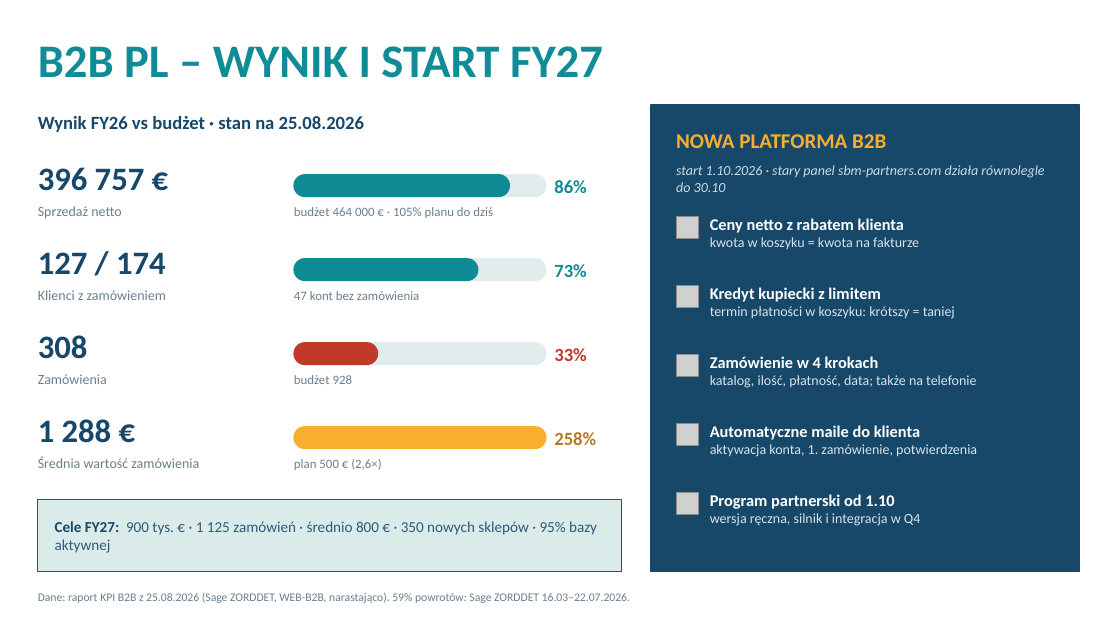
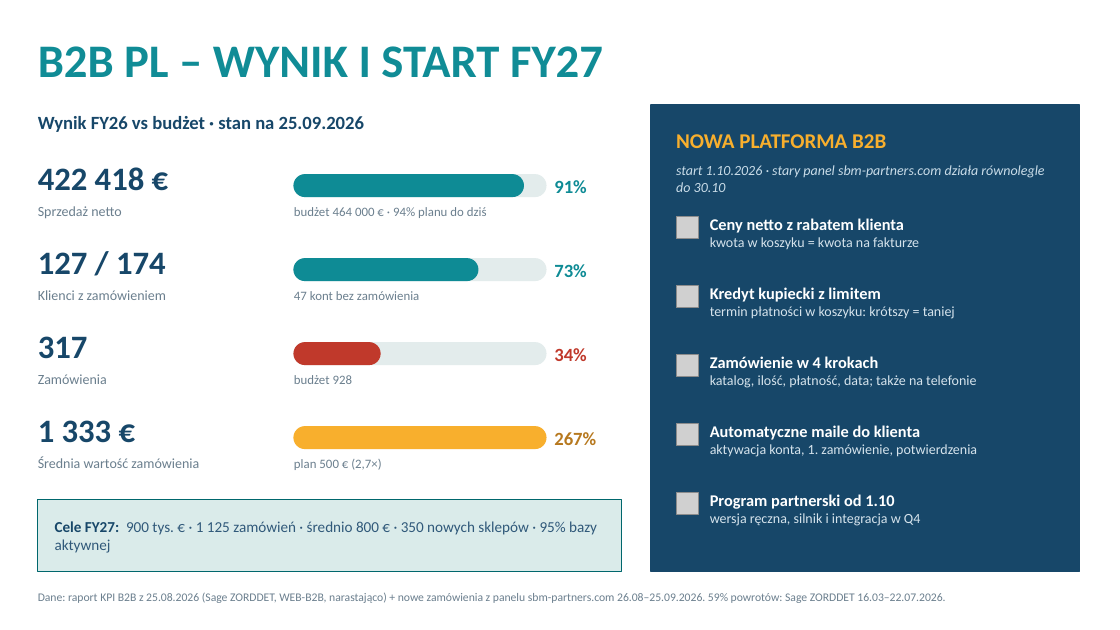
Before and after one commit to 209media/thermacell, a slide deck: slide 2 of B2B_PL_kickoff_FY27_2_slajdy.pptx. Drawn at 1120x630 pixels with LibreOffice and Linux fonts; fonts in the diff are those of the drawing; grey boxes stand for pictures. Boxes give left, top, right and bottom in pixels: in the first picture for what was removed or moved away, otherwise in the second. Text is boxed around its words. In the diff, an @@ line names an element or a change of style, - is before the commit and + after.

```diff
--- a/B2B_PL_kickoff_FY27_2_slajdy.pptx
+++ b/B2B_PL_kickoff_FY27_2_slajdy.pptx
@@ text at [38,116,364,132]: text changed @@
-Wynik FY26 vs budżet · stan na 25.08.2026
+Wynik FY26 vs budżet · stan na 25.09.2026
@@ text at [38,167,145,191]: text changed @@
-396 757 €
+422 418 €
@@ rounded rectangle: place and size @@
-rounded rectangle at [294,175,510,197]
+rounded rectangle at [294,175,523,197]
@@ text at [294,207,487,218]: text changed @@
-budżet 464 000 € · 105% planu do dziś
+budżet 464 000 € · 94% planu do dziś
@@ text at [554,180,586,193]: text changed @@
-86%
+91%
@@ text at [38,336,88,359]: text changed @@
-308
+317
@@ text at [554,348,586,361]: text changed @@
-33%
+34%
@@ text at [38,420,112,443]: text changed @@
-1 288 €
+1 333 €
@@ text at [554,432,596,445]: text changed @@
-258%
+267%
@@ text at [294,459,381,470]: text changed @@
-plan 500 € (2,6×)
+plan 500 € (2,7×)
@@ text at [38,593,945,603]: text changed @@
-Dane: raport KPI B2B z 25.08.2026 (Sage ZORDDET, WEB-B2B, narastająco). 59% powrotów: Sage ZORDDET 16.03–22.07.2026.
+Dane: raport KPI B2B z 25.08.2026 (Sage ZORDDET, WEB-B2B, narastająco) + nowe zamówienia z panelu sbm-partners.com 26.08–25.09.2026. 59% powrotów: Sage ZORDDET 16.03–22.07.2026.
```
Also in this commit, not shown: 1 other slide changed, 3 other files.
